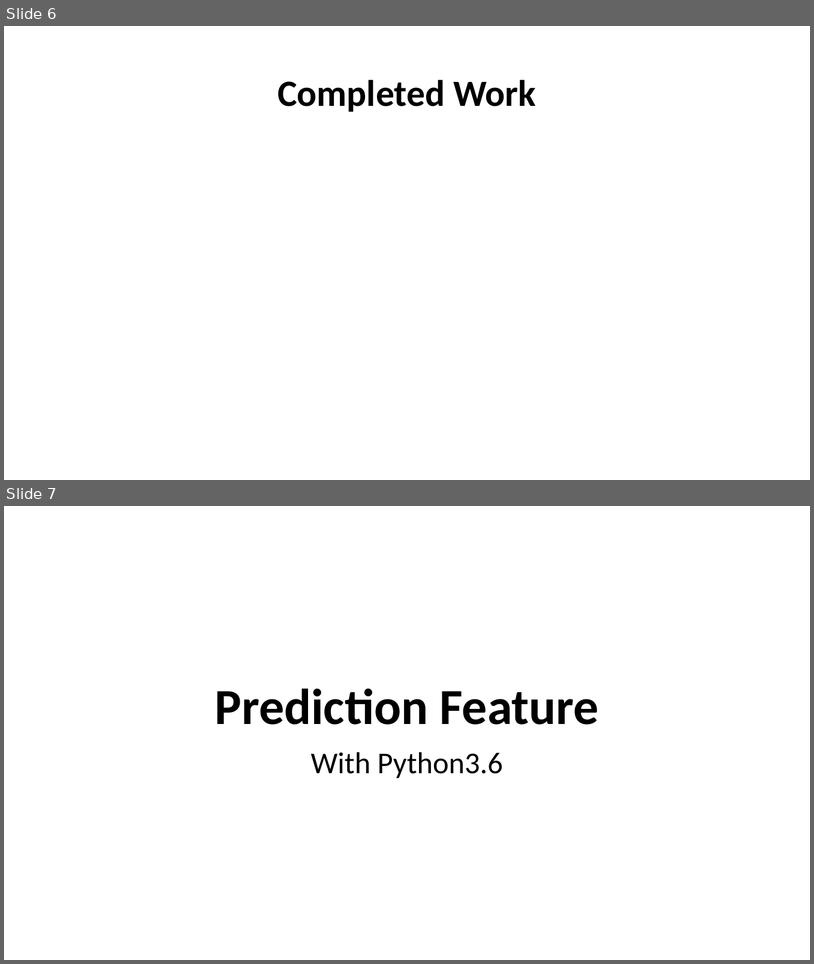
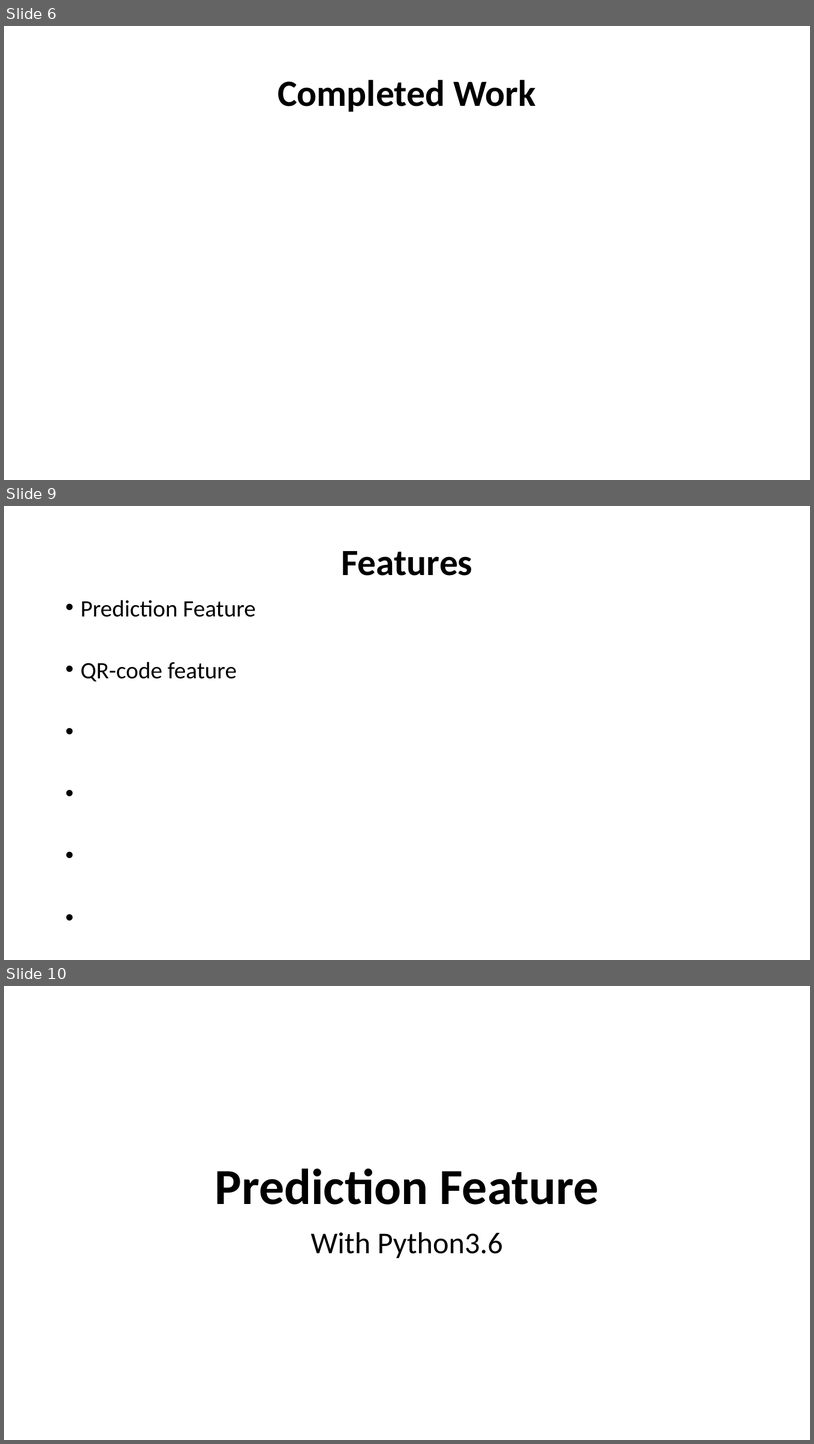
Before and after one commit to team37s1/e-advertisement, a slide deck: PredictionFeature/smart_reservoir(demo).pptx. Shown one above the other, each under a label of ours: slides 6 and 7 before the commit, slides 6, 9 and 10 after it; the slides between them are not shown. The pictures are 814x964 and 814x1444 pixels, drawn with LibreOffice and Linux fonts; fonts in the diff are those of the drawing. Boxes give left, top, right and bottom in pixels: in the first picture for what was removed or moved away, otherwise in the second. Text is boxed around its words. In the diff, an @@ line names an element or a change of style, - is before the commit and + after.

```diff
--- a/PredictionFeature/smart_reservoir(demo).pptx
+++ b/PredictionFeature/smart_reservoir(demo).pptx
@@ slide 9 added at (4, 506, 810, 960), background #FFFFFF @@
@@ title added at (341, 551, 473, 576), 44 pt, text #000000, bold @@
+Features
@@ text added at (81, 600, 256, 682), 28 pt, text #000000 @@
+• Prediction Feature
+• QR-code feature
@@ what was slide 7 is now slide 10 @@
```
Also in this commit, not shown: 1 slide changed, 7 other slides added, 1 slide removed.
